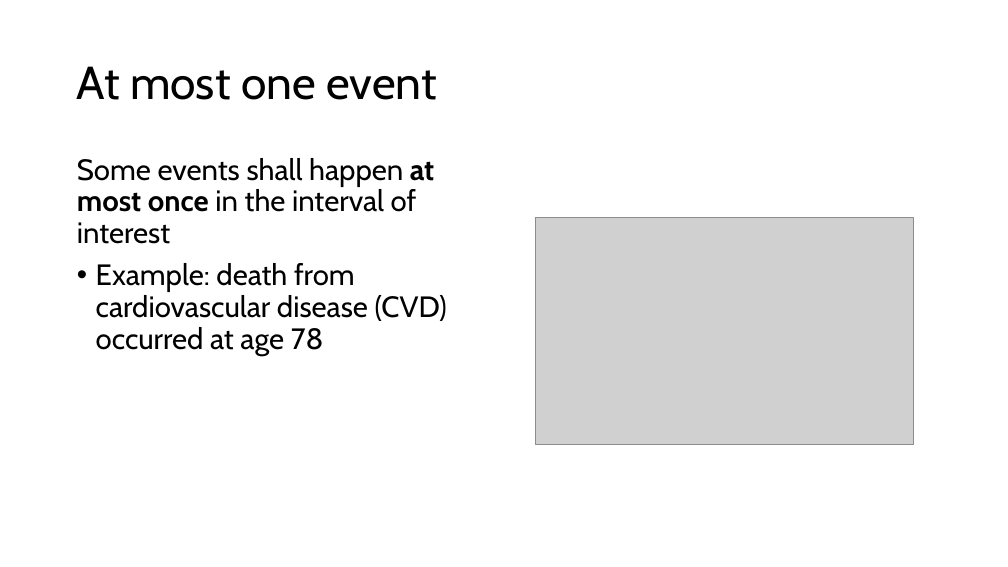
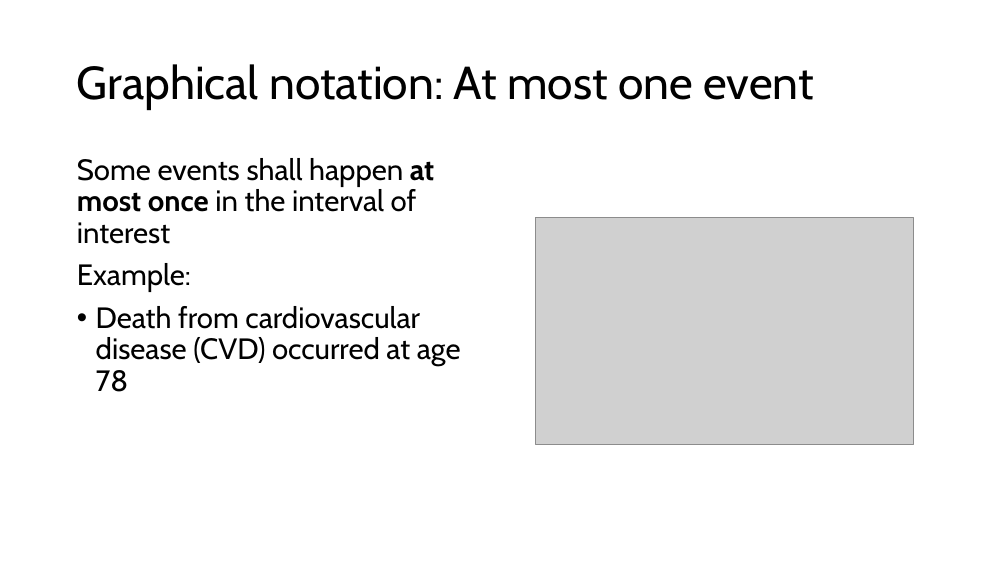
Before and after one commit to ttrikalin/des-R-course, a slide deck: slide 7 of materials/01_DES.pptx (slide 5 before the commit). Drawn at 1008x567 pixels with LibreOffice and Linux fonts; fonts in the diff are those of the drawing; grey boxes stand for pictures. Boxes give left, top, right and bottom in pixels: in the first picture for what was removed or moved away, otherwise in the second. Text is boxed around its words. In the diff, an @@ line names an element or a change of style, - is before the commit and + after.

```diff
--- a/materials/01_DES.pptx
+++ b/materials/01_DES.pptx
@@ title at [77,64,813,110]: text changed @@
-At most one event
+Graphical notation: At most one event
@@ text at [77,263,461,392]: text changed @@
-• Example: death from cardiovascular disease (CVD) occurred at age 78
+Example:
+• Death from cardiovascular disease (CVD) occurred at age 78
```
Also in this commit, not shown: 6 other slides changed, 11 slides added, 7 other files.
